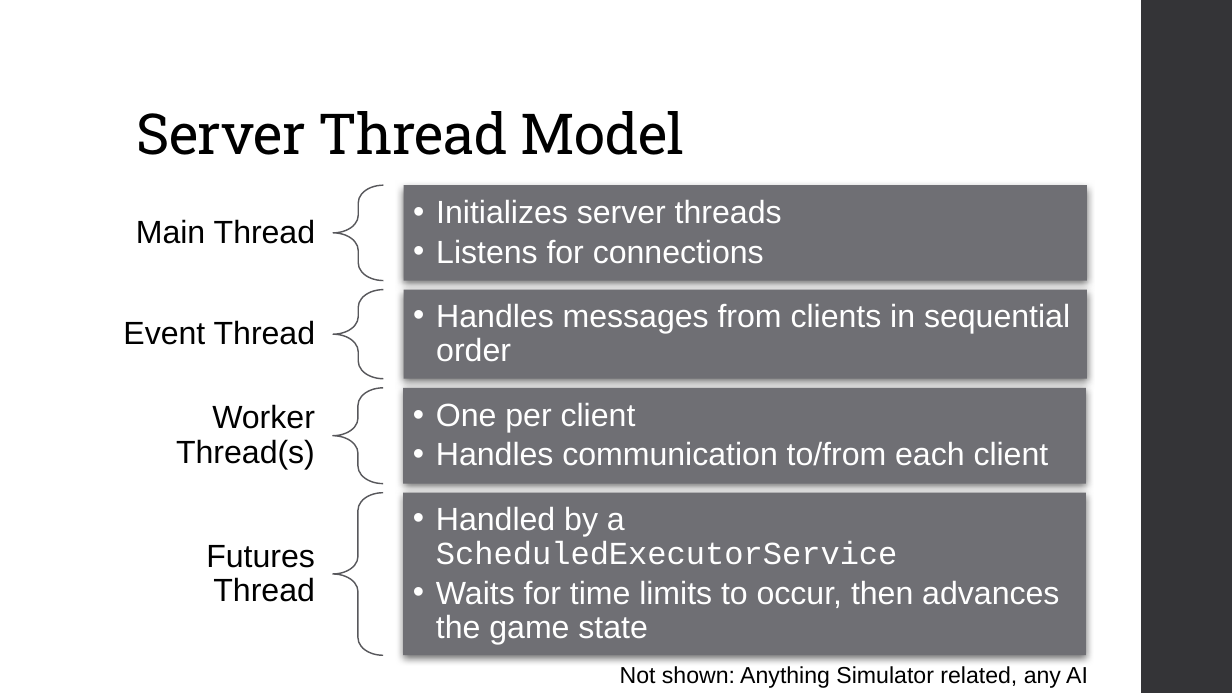
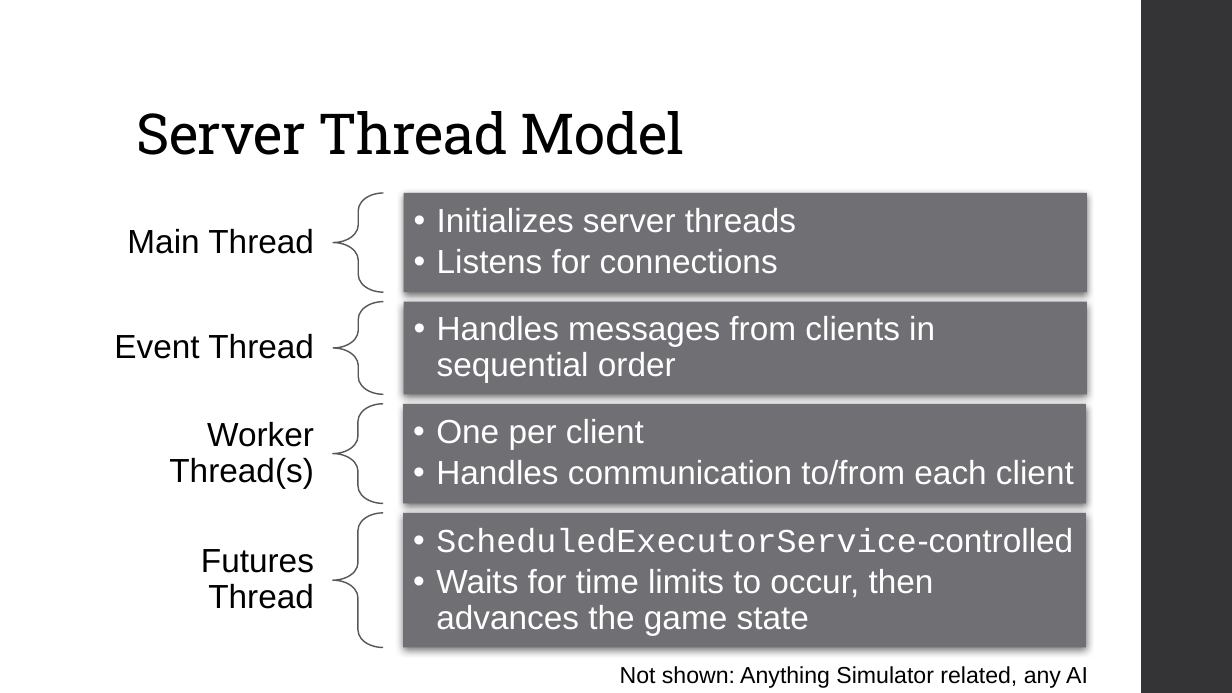
Before and after one commit to castellanos70/StarvationEvasion, a slide deck: slide 2 of doc/Starvation Evasion Server.pptx. Drawn at 1232x693 pixels with LibreOffice and Linux fonts; fonts in the diff are those of the drawing. Boxes give left, top, right and bottom in pixels: in the first picture for what was removed or moved away, otherwise in the second. Text is boxed around its words. In the diff, an @@ line names an element or a change of style, - is before the commit and + after.

Commit message:
Update server presentation formatting again

```diff
--- a/doc/Starvation Evasion Server.pptx
+++ b/doc/Starvation Evasion Server.pptx
@@ left brace: place and size @@
-left brace at (334,185,384,280)
+left brace at (334,193,384,292)
@@ text "Initializes server threads": place and size @@
-text "Initializes server threads" at (436,200,782,264)
+text "Initializes server threads" at (437,208,796,274)
@@ rectangle: place and size @@
-rectangle at (404,185,1088,280)
+rectangle at (404,193,1088,292)
@@ text "Main Thread": place and size @@
-text "Main Thread" at (136,219,315,244)
+text "Main Thread" at (127,228,314,254)
@@ text "Event Thread": place and size @@
-text "Event Thread" at (123,320,315,345)
+text "Event Thread" at (114,333,314,359)
@@ left brace: place and size @@
-left brace at (334,289,384,378)
+left brace at (334,301,384,394)
@@ text "Handles messages from clients in ...": place and size @@
-text "Handles messages from clients in ..." at (436,304,1070,362)
+text "Handles messages from clients in ..." at (437,316,935,383)
@@ rectangle: place and size @@
-rectangle at (404,289,1088,378)
+rectangle at (404,301,1088,394)
@@ text "Worker Thread(s)": place and size @@
-text "Worker Thread(s)" at (176,404,315,469)
+text "Worker Thread(s)" at (169,421,314,488)
@@ left brace: place and size @@
-left brace at (333,388,383,484)
+left brace at (333,404,383,504)
@@ text "One per client": place and size @@
-text "One per client" at (436,403,1049,466)
+text "One per client" at (436,419,1074,485)
@@ rectangle: place and size @@
-rectangle at (403,388,1086,484)
+rectangle at (403,404,1086,504)
@@ size 25 to 26 pt in 7 elements at (127,228,314,254), (437,208,796,274), (114,333,314,359), (437,316,935,383), (436,419,1074,485), (169,421,314,488), (201,549,314,609) @@
@@ left brace: place and size @@
-left brace at (333,493,383,655)
+left brace at (333,513,383,648)
@@ text "ScheduledExecutorService-controlled": place and size @@
-text "ScheduledExecutorService-controlled" at (436,507,1059,645)
+text "ScheduledExecutorService-controlled" at (436,528,1073,635)
@@ rectangle: place and size @@
-rectangle at (403,493,1086,655)
+rectangle at (403,513,1086,648)
@@ text at (436,528,1073,553): text changed; size 25 to 26 pt @@
-  •• Handled by a ScheduledExecutorService
+  •• ScheduledExecutorService-controlled
@@ text at (436,569,934,635): size 25 to 26 pt in "Waits for time limits to occur, then ..." @@
```
Also in this commit, not shown: 1 other file.
